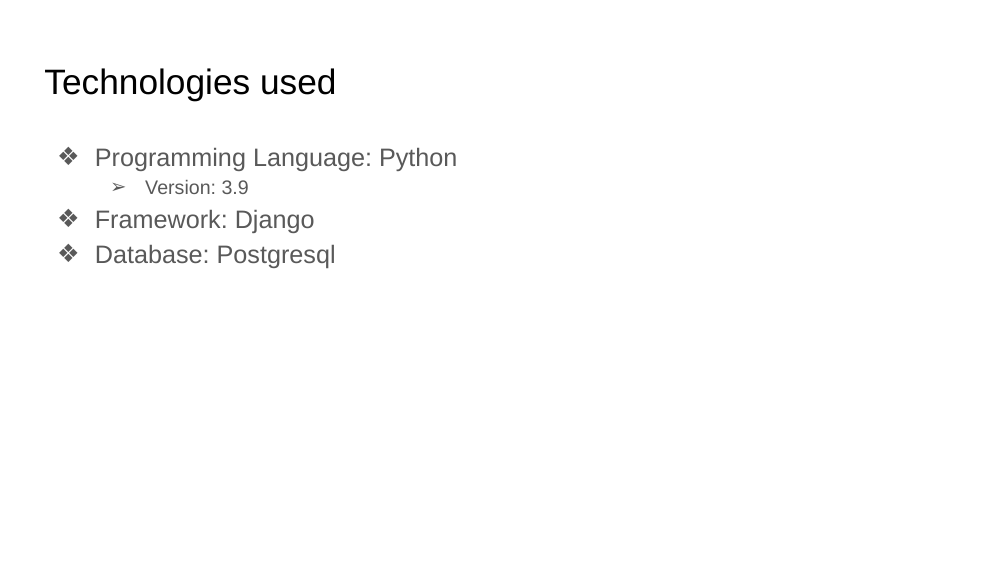
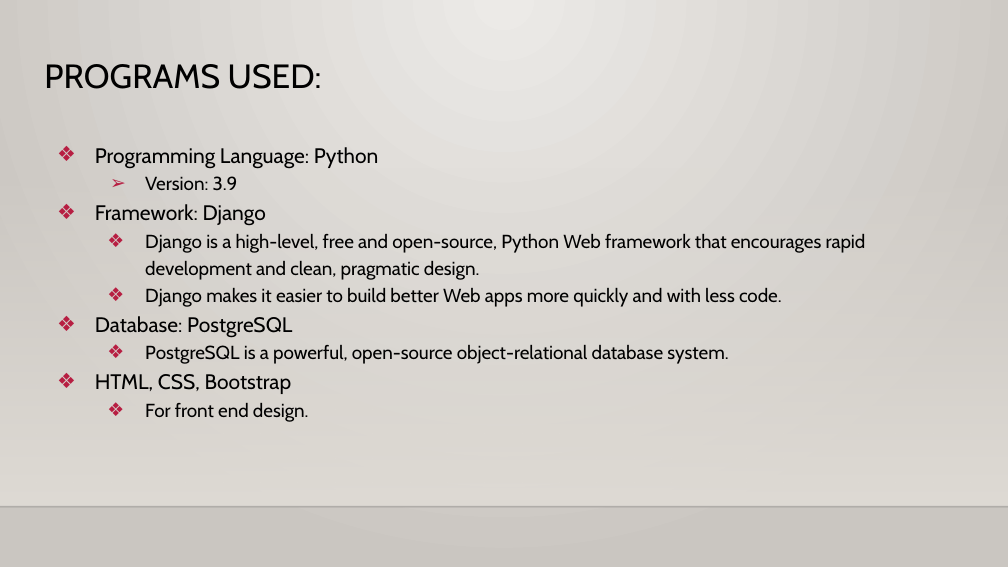
Before and after one commit to yuvrajsubedi59/seniorSeminarProject, a slide deck: slide 3 of Sportiasts.pptx (slide 2 before the commit). Drawn at 1008x567 pixels with LibreOffice and Linux fonts; fonts in the diff are those of the drawing; background and template pictures are left out. Boxes give left, top, right and bottom in pixels: in the first picture for what was removed or moved away, otherwise in the second. Text is boxed around its words. In the diff, an @@ line names an element or a change of style, - is before the commit and + after.

```diff
--- a/Sportiasts.pptx
+++ b/Sportiasts.pptx
@@ background #FFFFFF to gradient #ECEAE7 to #CAC7C1 @@
@@ title at box(44, 64, 322, 89): text changed; size 25.2 to 24 pt; font Arial to Cabin @@
-Technologies used
+PROGRAMS USED:
@@ text at box(95, 147, 378, 226): size 18 to 15 pt in "Programming Language: Python", "Framework: Django"; font Arial to Cabin, text colour #595959 to #000000 in "Programming Language: Python", "Version: 3.9", "Framework: Django"; size 14 to 13.5 pt in "Version: 3.9"; line spacing 1.15 to 1.2; bullet colour #595959 to #B71E42 @@
@@ rectangle added at box(0, 167, 1008, 507), fill gradient #DFDBD5 @@
@@ text at box(95, 234, 866, 422): text changed; size 18 to 13.5 pt; font Arial to Cabin; text colour #595959 to #000000 @@
-❖ Database: Postgresql
+  ❖ Django is a high-level, free and open-source, Python Web framework that encourages rapid development and clean, pragmatic design.
+  ❖ Django makes it easier to build better Web apps more quickly and with less code.
+❖ Database: PostgreSQL
+  ❖ PostgreSQL is a powerful, open-source object-relational database system.
+❖ HTML, CSS, Bootstrap
+  ❖ For front end design.
@@ line added from (0, 507) to (1008, 507), #000001 1 pt @@
```
Also in this commit, not shown: 2 other slides changed, 4 slides added, 3 slides removed.
